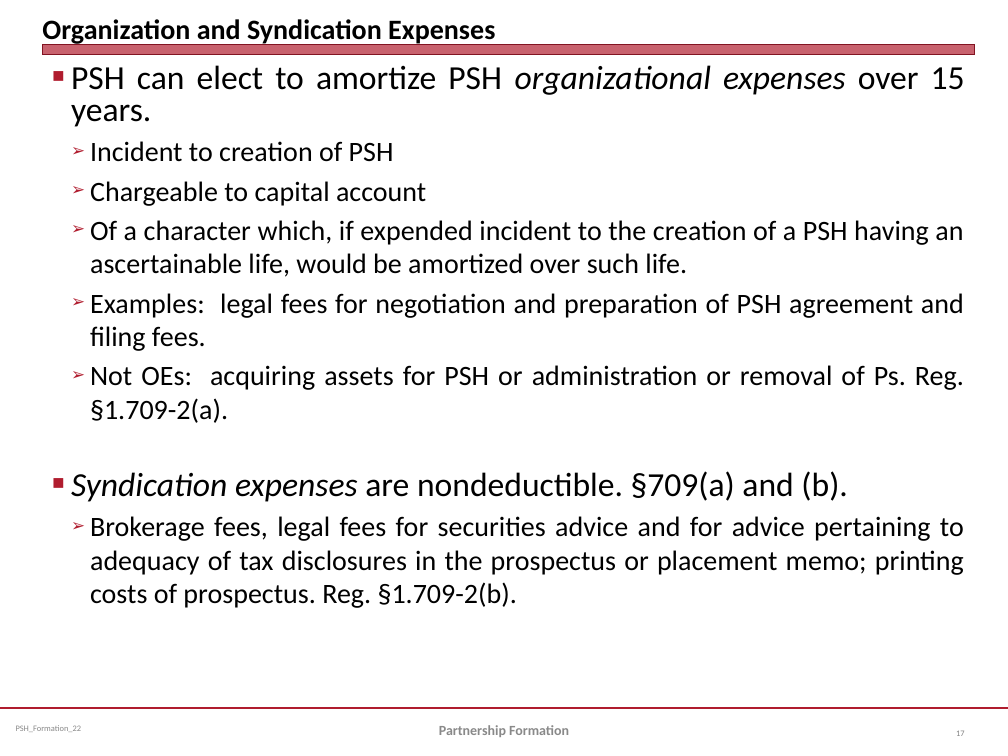
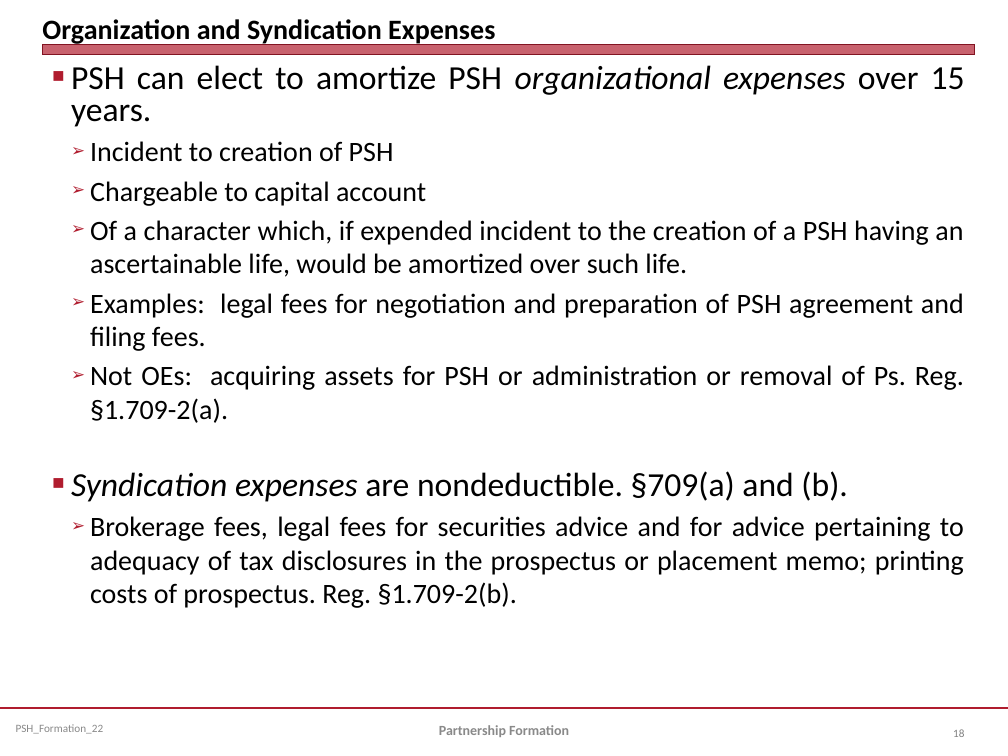
Before and after one commit to jmc877/Partnership-Tax, a slide deck: slide 18 of slides/PSH_Formation_22.pptx (slide 17 before the commit). Drawn at 1008x756 pixels with LibreOffice and Linux fonts; fonts in the diff are those of the drawing. Boxes give left, top, right and bottom in pixels: in the first picture for what was removed or moved away, otherwise in the second. Text is boxed around its words. In the diff, an @@ line names an element or a change of style, - is before the commit and + after.

```diff
--- a/slides/PSH_Formation_22.pptx
+++ b/slides/PSH_Formation_22.pptx
@@ text "PSH_Formation_22" at box(16, 724, 104, 734): size 6 to 8 pt @@
@@ page number at box(953, 729, 964, 737): text changed; size 6 to 8 pt @@
-17
+18
```
Also in this commit, not shown: 16 other slides changed, 1 slide added, 4 other files.
